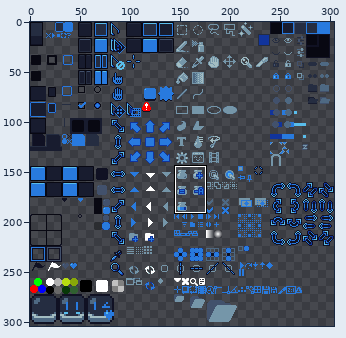
Two versions of one sprite sheet, Wild Night Big Text/blue/sheet.png. Above: a wide view before the commit, with the close-up outlined.
Close-up. Before:
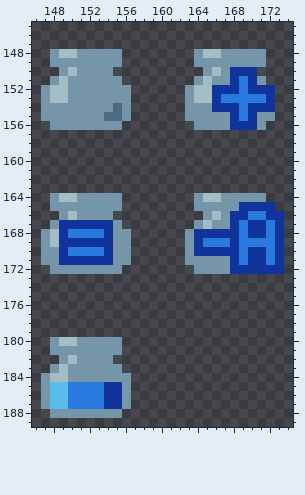
The file is 304x304 pixels. Pixels under 10% opacity are left out. Colours within 5 levels of each other are drawn and written as one. Shown: x 146..174, y 145..189.
Now the later version:
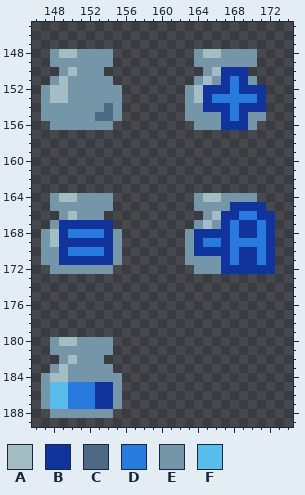
Palette (. is transparent): A #a3bdc2  B #11349c  C #4e6983  D #287ade  E #7596a9  F #59bdeb
Commit message: Another hotfix * Corrected the ink bottle for better placement inside the button
Diff:
y 148..149: x 155 E -> .; x 171 E -> .
y 150: x 154 E -> .; x 167 E -> B; x 170 B -> .
y 151: x 155 E -> .; x 167..171 EBDBE -> BDBE.
y 152: x 156 E -> .; x 165 A -> B; x 168..169 BD -> DB; x 172 B -> .
y 153: x 156 E -> .; x 165..166 AB -> BD; x 171..172 DB -> B.
y 154: x 154..156 ECE -> CE.; x 165 E -> B; x 168..169 BD -> DB; x 172 B -> .
y 155: x 153 E -> C; x 155..156 CE -> E.; x 167..170 EBDB -> BDBE; x 172 E -> .
y 156: x 155 E -> .; x 167 E -> B; x 170..171 BE -> E.
y 164: x 155 E -> .; x 171 E -> .
y 165: x 155 E -> .; x 168 E -> B; x 172 B -> .
y 166: x 154 E -> .; x 167 E -> B; x 169 B -> D; x 171 D -> B; x 173 B -> .
y 167: x 155 E -> .; x 167..169 EBD -> BDB; x 171..173 BDB -> DB.
y 168: x 156 E -> .; x 168..169 BD -> DB; x 171..173 BDB -> DB.
y 169: x 156 E -> .; x 167..168 DB -> BD; x 172..173 DB -> B.
y 170: x 156 E -> .; x 168..169 BD -> DB; x 171..173 BDB -> DB.
y 171: x 156 E -> .; x 167..169 EBD -> BDB; x 171..173 BDB -> DB.
y 172: x 155 E -> .; x 167 E -> B; x 173 B -> .
y 180..181: x 155 E -> .
y 182: x 154 E -> .
y 183: x 155 E -> .
y 184: x 156 E -> .
y 185..187: x 153 D -> B; x 155..156 BE -> E.
y 188: x 155 E -> .
Where, in picture pixels (left, top, right, bottom), the same in both close-ups:
changed: (95, 49, 131, 130)
changed: (203, 49, 275, 130)
erased: (104, 193, 131, 274)
changed: (221, 193, 284, 274)
changed: (95, 337, 131, 418)
